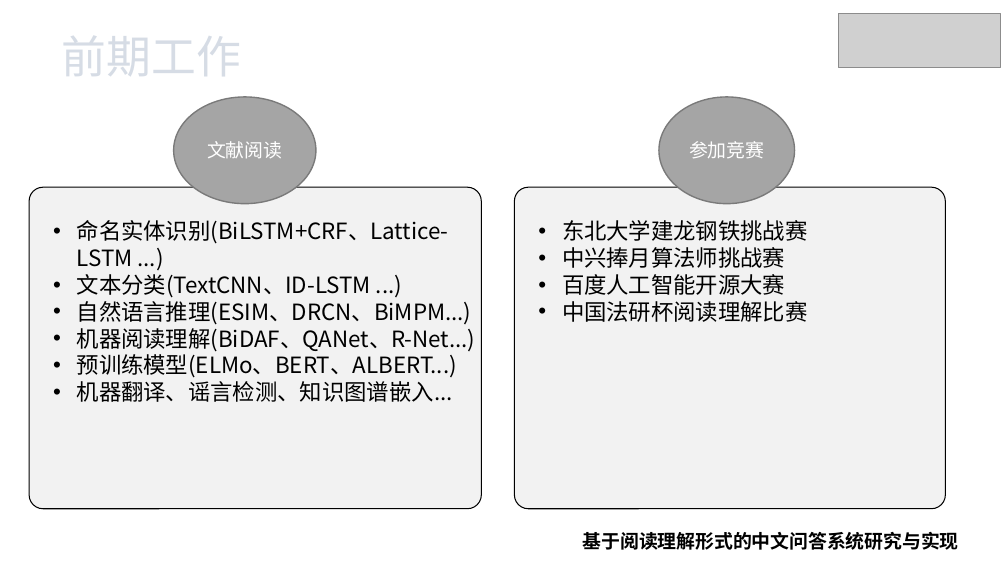
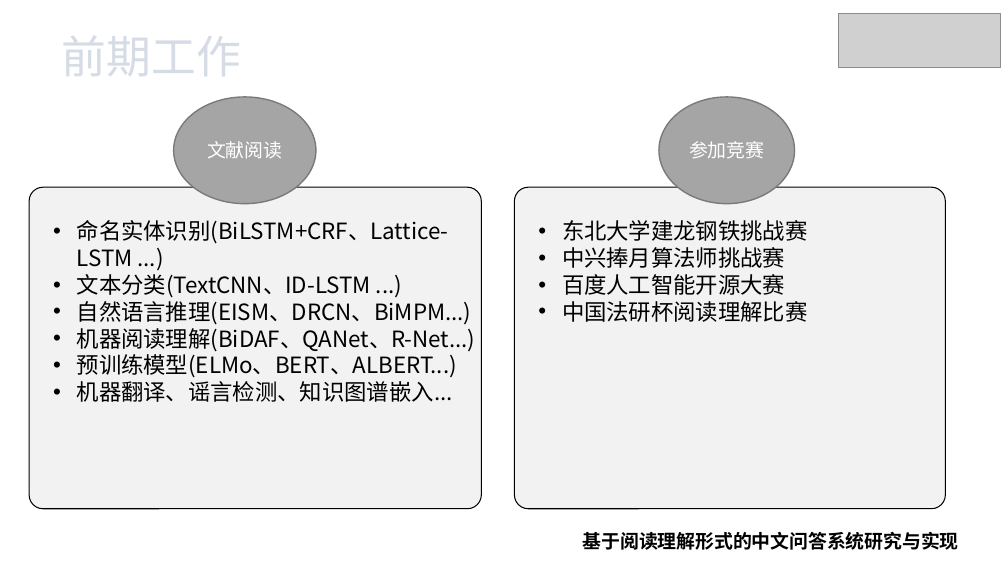
Before and after one commit to xhsun1997/ChineseMRC, a slide deck: slide 3 of 孙相会.pptx. Drawn at 1008x567 pixels with LibreOffice and Linux fonts; fonts in the diff are those of the drawing; grey boxes stand for pictures; background and template pictures are left out. Boxes give left, top, right and bottom in pixels: in the first picture for what was removed or moved away, otherwise in the second. Text is boxed around its words. In the diff, an @@ line names an element or a change of style, - is before the commit and + after.

```diff
--- a/孙相会.pptx
+++ b/孙相会.pptx
@@ text at [77, 297, 472, 325]: text changed @@
-• 自然语言推理(ESIM、DRCN、BiMPM...)
+• 自然语言推理(EISM、DRCN、BiMPM...)
```
Also in this commit, not shown: 2 other files.
